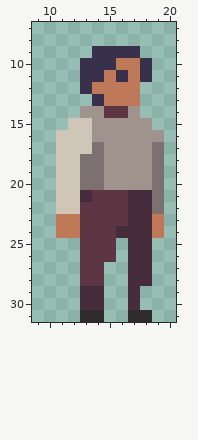
One commit to this pixel-art sprite: res/player-idle.png. Above: the version before the commit.
The file is 32x32 pixels. Shown: x 9..20, y 7..31.
And afterwards:
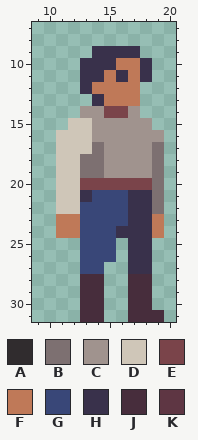
Palette (. is transparent): A #302c2e  B #7d7071  C #a0938e  D #cfc6b8  E #7a444a  F #bf7958  G #394778  H #39314b  J #472d3c  K #5e3643
Diff:
@@ x 13..18 @@
 13 .HFFF.
-14 CCKKC.
+14 CCEEC.
 15 DCCCCC
@@ x 9..20 @@
 19 ..DDBBCCCCB.
-20 ..DDBBCCCCB.
-21 ..DDJKKKJJB.
-22 ..DDKKKKJJB.
-23 ..FFKKKKJJF.
-24 ..FFKKKJJJF.
-25 ....KKK.JJ..
-26 ....KKK.JJ..
-27 ....KK..JJ..
-28 ....KK..JJ..
-29 ....JJ..J...
-30 ....JJ..J...
-31 ....AA..AA..
+20 ..DDEEEEEEB.
+21 ..DDHGGGHHB.
+22 ..DDGGGGHHB.
+23 ..FFGGGGHHF.
+24 ..FFGGGHHHF.
+25 ....GGG.HH..
+26 ....GGG.HH..
+27 ....GG..HH..
+28 ....JJ..JJ..
+29 ....JJ..JJ..
+30 ....JJ..JJ..
+31 ....JJ..JJJ.
Boxes around the changes in both pictures, in picture pixels (x1, y1, x2, y2):
changed: (104, 106, 128, 118)
changed: (80, 178, 164, 322)
